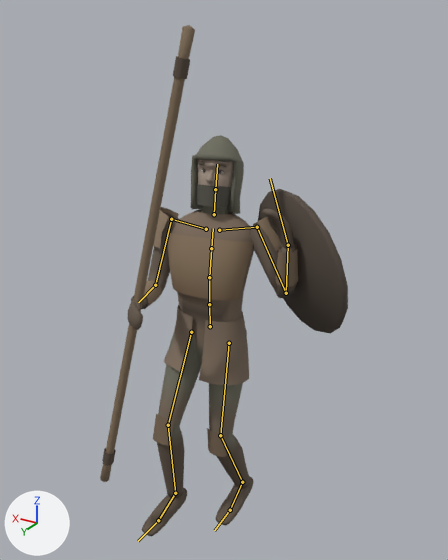
An edit to the glTF model assets/models/characters/hazekiller.glb, drawn before and after from the same camera.
Before and after are seen from a camera (50 mm lens) standing at (-1.28, 1.98, 2.17) and looking at (-0.11, 0.02, 1.19). The lights are fixed; the arrows at lower left show +X, +Y and +Z. The older version comes first. Both versions are drawn at frame 11 of the action 'pull'; the numbers are the values there. The bones that change, and the others that lie on the model, are drawn over the model as lines.

In view in the first picture: 'Hazekiller'.
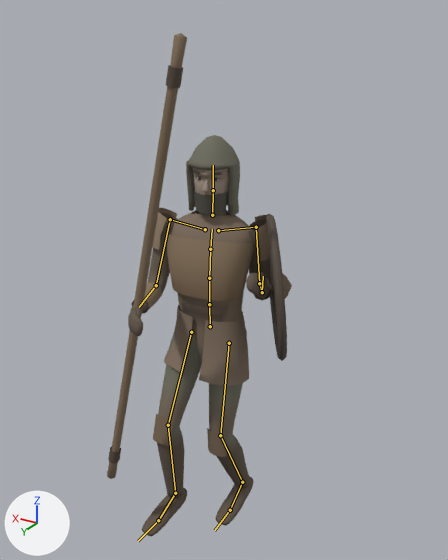
What the commit changed:
Bone 'Spine' (bone_spine) turns from (-4, 5, 0) to (-2, 5, 0) degrees about its own x, y and z.
Bone 'Chest' (bone_chest) turns from (-4, 6, 0) to (-3, 6, 0) degrees about its own x, y and z.
Bone 'UpperChest' (bone_upperchest) turns from (-4, 6, 1) to (-3, 6, 1) degrees about its own x, y and z.
Bone 'Neck' (bone_neck) turns from (-2, 0, 0) to (3, 0, 0) degrees about its own x, y and z.
Bone 'Head' (bone_head) turns from (-4, 0, 0) to (4, 0, 0) degrees about its own x, y and z.
Bone 'LeftUpperArm' (bone_leftupperarm) turns from (10, -34, -16) to (-22, -11, -32) degrees about its own x, y and z.
Bone 'LeftLowerArm' (bone_leftlowerarm) turns from (123, 0, 0) to (114, 0, 0) degrees about its own x, y and z.
Bone 'LeftHand' (bone_lefthand) turns from (30, 0, 0) to (22, -13, -5) degrees about its own x, y and z.

Where the change shows, as pixel boxes (x1, y1, x2, y2) in the pictures (448 x 560 px):
'Hazekiller', posed (25% narrower)
    before: (100, 25, 348, 536)
    after: (107, 33, 292, 536)
bone 'Spine', root to tip
    before: (209, 304) to (209, 277)
    after: (209, 304) to (209, 278)
bone 'Chest', root to tip
    before: (209, 277) to (211, 248)
    after: (209, 278) to (210, 249)
bone 'UpperChest', root to tip
    before: (211, 248) to (213, 228)
    after: (210, 249) to (212, 229)
bone 'Neck', root to tip
    before: (214, 214) to (215, 189)
    after: (212, 215) to (213, 190)
bone 'Head', root to tip
    before: (215, 189) to (217, 164)
    after: (213, 190) to (213, 165)
bone 'LeftUpperArm', root to tip
    before: (257, 227) to (286, 293)
    after: (256, 227) to (259, 283)
bone 'LeftLowerArm', root to tip
    before: (286, 293) to (288, 245)
    after: (259, 283) to (262, 292)
bone 'LeftHand', root to tip
    before: (288, 245) to (270, 178)
    after: (262, 292) to (263, 276)
